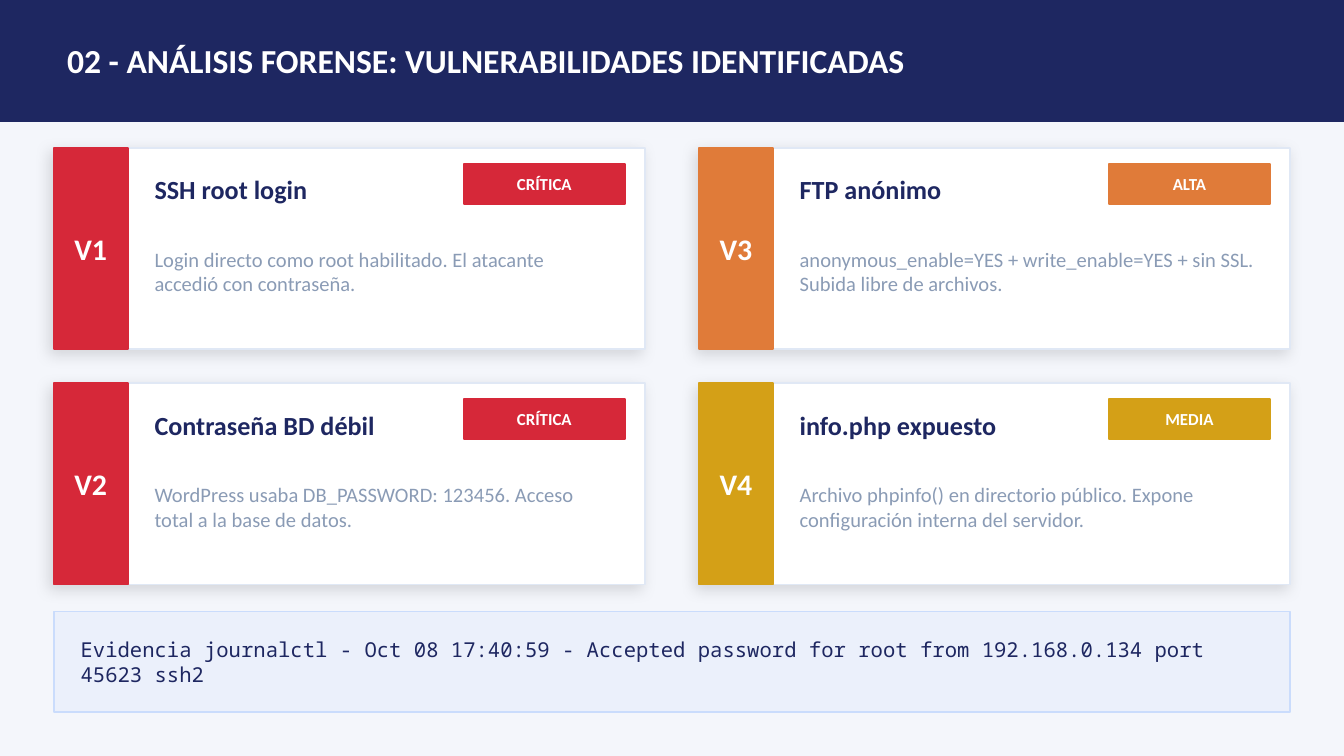
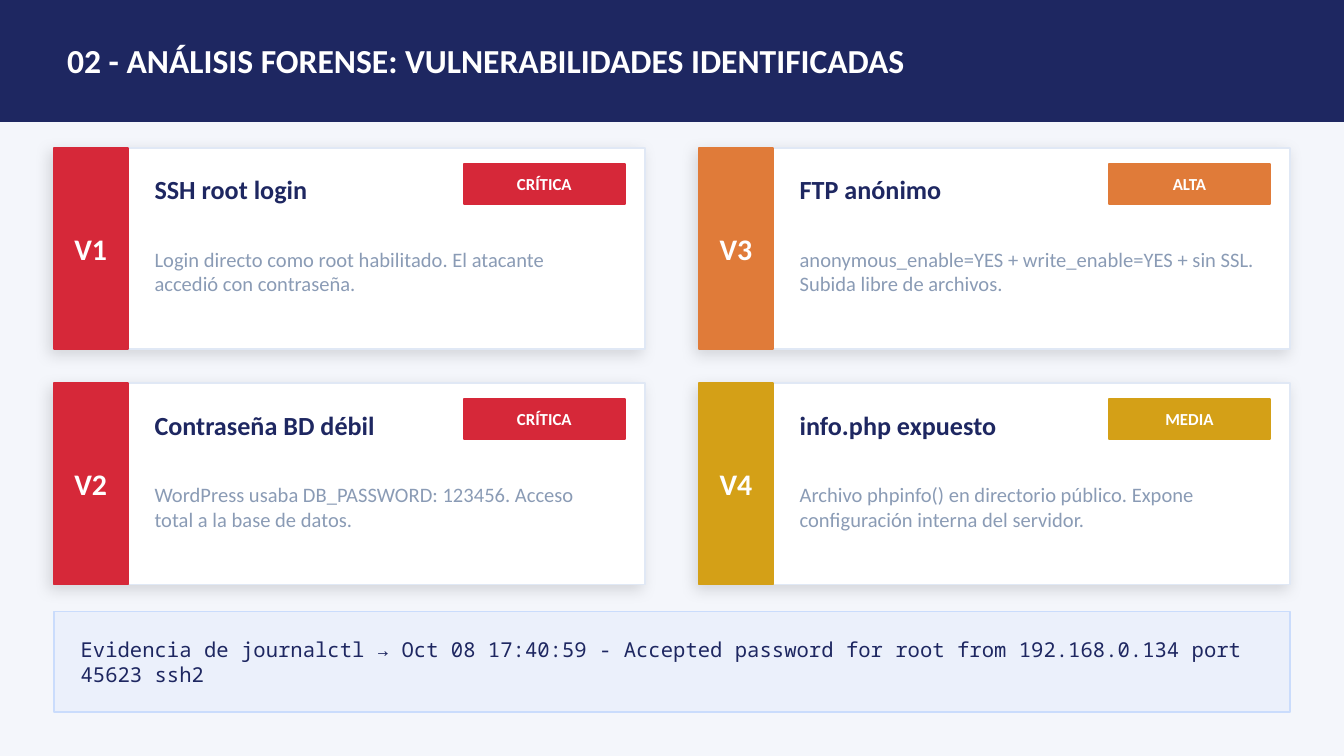
Before and after one commit to Addraed/cybersecurity-final-project, a slide deck: slide 4 of presentacion_análisis_cibersec_MRMF.pptx. Drawn at 1344x756 pixels with LibreOffice and Linux fonts; fonts in the diff are those of the drawing. Boxes give left, top, right and bottom in pixels: in the first picture for what was removed or moved away, otherwise in the second. Text is boxed around its words. In the diff, an @@ line names an element or a change of style, - is before the commit and + after.

```diff
--- a/presentacion_análisis_cibersec_MRMF.pptx
+++ b/presentacion_análisis_cibersec_MRMF.pptx
@@ text at [81, 641, 1241, 682]: text changed @@
-Evidencia journalctl - Oct 08 17:40:59 - Accepted password for root from 192.168.0.134 port 45623 ssh2
+Evidencia de journalctl → Oct 08 17:40:59 - Accepted password for root from 192.168.0.134 port 45623 ssh2
```
Also in this commit, not shown: 1 other slide changed, 1 other file.
